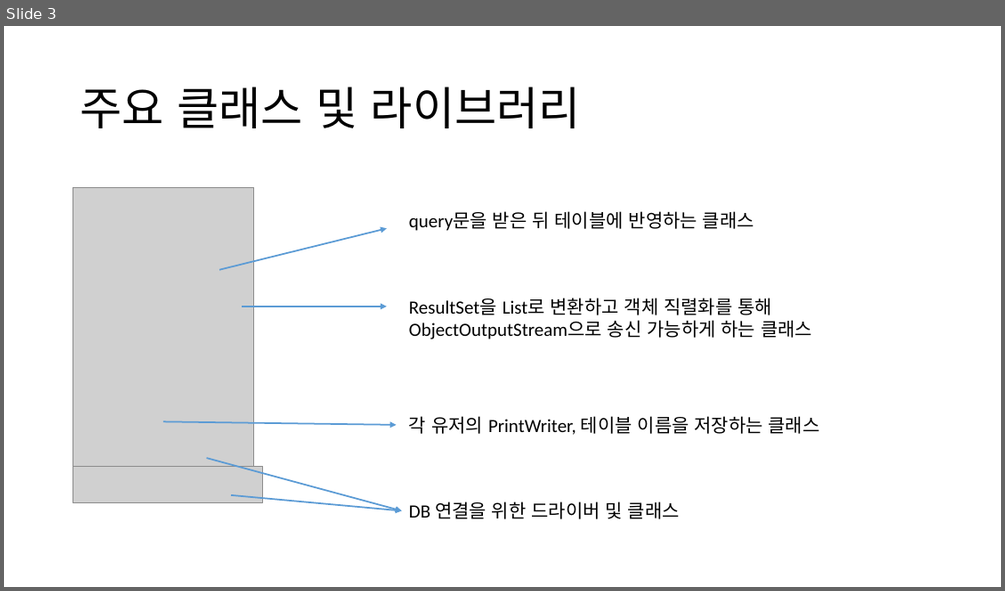
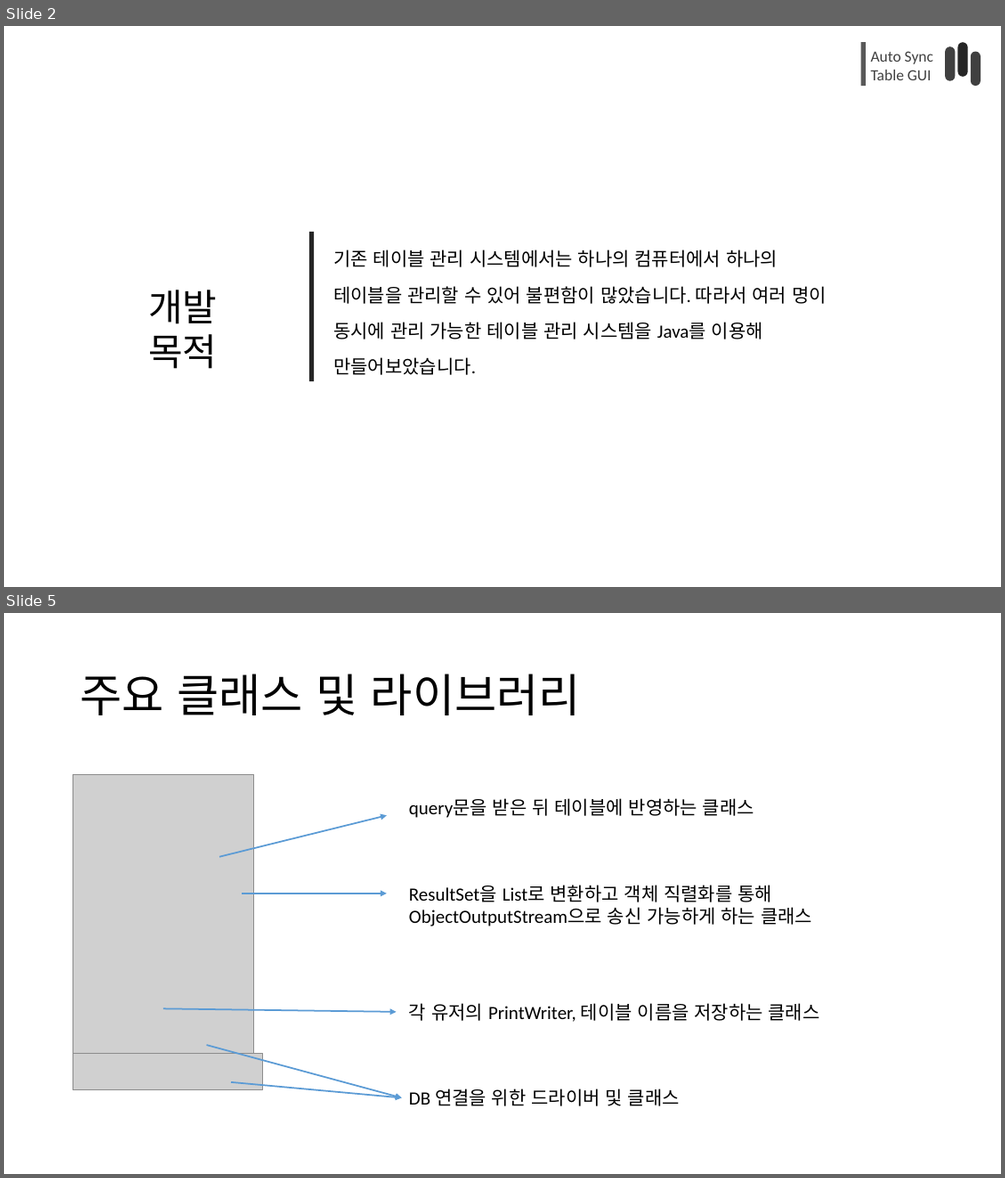
Before and after one commit to skyofsora/AutoSyncTableGUI, a slide deck: Java Portfolio.pptx. Shown one above the other, each under a label of ours: slide 3 before the commit, slides 2 and 5 after it; the slides between them are not shown. The pictures are 1005x591 and 1005x1178 pixels, drawn with LibreOffice and Linux fonts; fonts in the diff are those of the drawing; grey boxes stand for pictures. Boxes give left, top, right and bottom in pixels: in the first picture for what was removed or moved away, otherwise in the second. Text is boxed around its words. In the diff, an @@ line names an element or a change of style, - is before the commit and + after.

```diff
--- a/Java Portfolio.pptx
+++ b/Java Portfolio.pptx
@@ slide 2 added at bbox=[4, 26, 1001, 587], background #FFFFFF @@
@@ rectangle added at bbox=[861, 42, 866, 86], fill #595959 @@
@@ text added at bbox=[871, 51, 933, 80], 15 pt, text #404040 @@
+Auto Sync Table GUI
@@ rounded rectangle added at bbox=[945, 47, 955, 81], fill #404040 @@
@@ rounded rectangle added at bbox=[958, 42, 968, 77], fill #262626 @@
@@ rounded rectangle added at bbox=[971, 52, 980, 86], fill #404040 @@
@@ rectangle added at bbox=[309, 232, 314, 381], fill #262626 @@
@@ text added at bbox=[333, 249, 826, 375], 18 pt, text #000000 @@
+기존 테이블 관리 시스템에서는 하나의 컴퓨터에서 하나의 테이블을 관리할 수 있어 불편함이 많았습니다. 따라서 여러 명이 동시에 관리 가능한 테이블 관리 시스템을 Java를 이용해 만들어보았습니다.
@@ text added at bbox=[148, 289, 217, 369], 36 pt, text #000000 @@
+개발 목적
@@ what was slide 3 is now slide 5 @@
```
Also in this commit, not shown: 2 slides changed, 1 other slide added.
